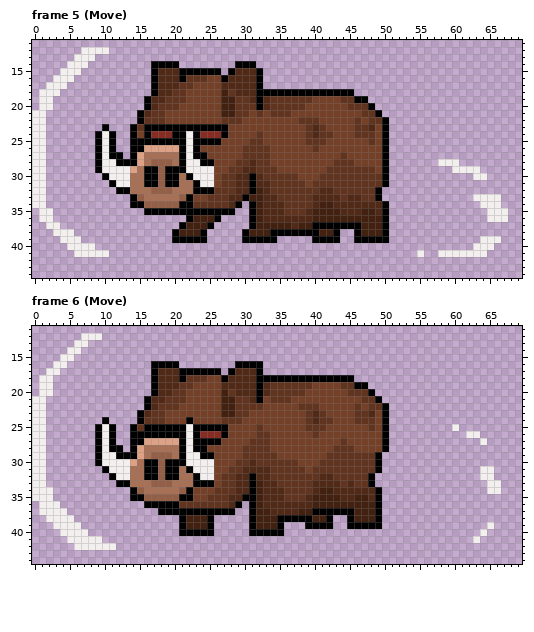
A pixel-art file gets an edit: Assets/Art/Sprite/Sp_Character/Sp_Boss/Wild boar/Wild boar.aseprite. That is the earlier state.
74x48 pixels, 16 frames. Shown: frame 5 (Move): x 0..69, y 11..44; frame 6 (Move): x 0..69, y 11..44. The commit also changed other frames, which this record leaves out.
After:
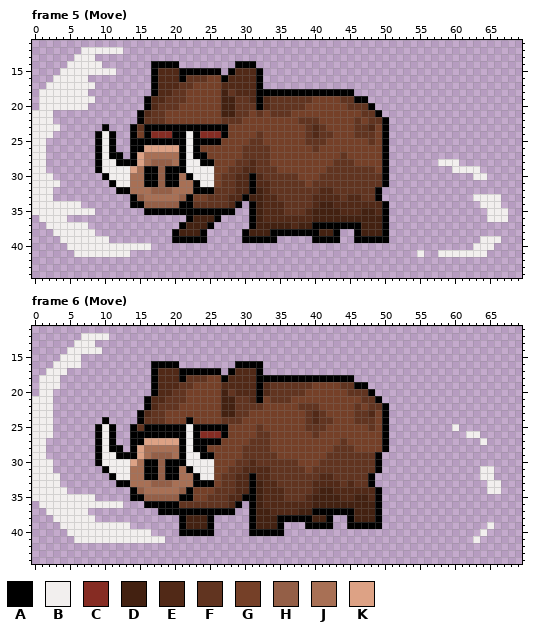
Palette (. is transparent): A #000000  B #f2efee  C #862c23  D #432111  E #512917  F #613420  G #754028  H #945f47  J #a87055  K #dda285
From the commit log: adding wild boar attack behaviour ready to attach behaviour
Diff:
Frame 5 (Move), layer "Effect1":
y 12: x 11..12 .. -> BB
y 14: x 8..9 .. -> BB
y 15: x 7..11 ..... -> BBBBB
y 16: x 6..7 .. -> BB
y 17: x 5..8 .... -> BBBB
y 18: x 4..7 .... -> BBBB
y 19: x 3..8 ...... -> BBBBBB
y 20: x 3..7 ..... -> BBBBB
y 21..22: x 2 . -> B
y 23: x 2..3 .. -> BB
y 24: x 2 . -> B
y 30: x 2 . -> B
y 31: x 2..3 .. -> BB
y 32..33: x 2 . -> B
y 34: x 2..6 ..... -> BBBBB
y 35: x 0 . -> B; x 3..8 ...... -> BBBBBB
y 36: x 3..4 .. -> BB
y 37: x 4..7 .... -> BBBB
y 38: x 6..8 ... -> BBB
y 39: x 7..10 .... -> BBBB
y 40: x 9..16 ........ -> BBBBBBBB
y 41: x 11..13 ... -> BBB
Frame 6 (Move), layer "Effect1":
y 12: x 10 . -> B
y 13: x 8 . -> B
y 14: x 7..9 ... -> BBB
y 15: x 6 . -> B
y 16: x 5..6 .. -> BB
y 17: x 4 . -> B
y 18..19: x 3 . -> B
y 21..26: x 2 . -> B
y 30..31: x 2 . -> B
y 32..33: x 2..3 .. -> BB
y 34: x 3..4 .. -> BB
y 35: x 3..8 ...... -> BBBBBB
y 36: x 4..12 ......... -> BBBBBBBBB
y 37: x 1 B -> .; x 5..7 ... -> BBB
y 38: x 2 B -> .; x 6..8 ... -> BBB
y 39: x 3 B -> .; x 7..13 ....... -> BBBBBBB
y 40: x 4 B -> .; x 8..16 ......... -> BBBBBBBBB
y 41: x 5 B -> .; x 10..18 ......... -> BBBBBBBBB
y 42: x 6..11 BBBBBB -> ......
Pixel boxes of the changes (left, top, right, bottom) in both pictures:
added: (46, 47, 123, 138)
added: (32, 173, 151, 257)
changed: (39, 333, 165, 550)
